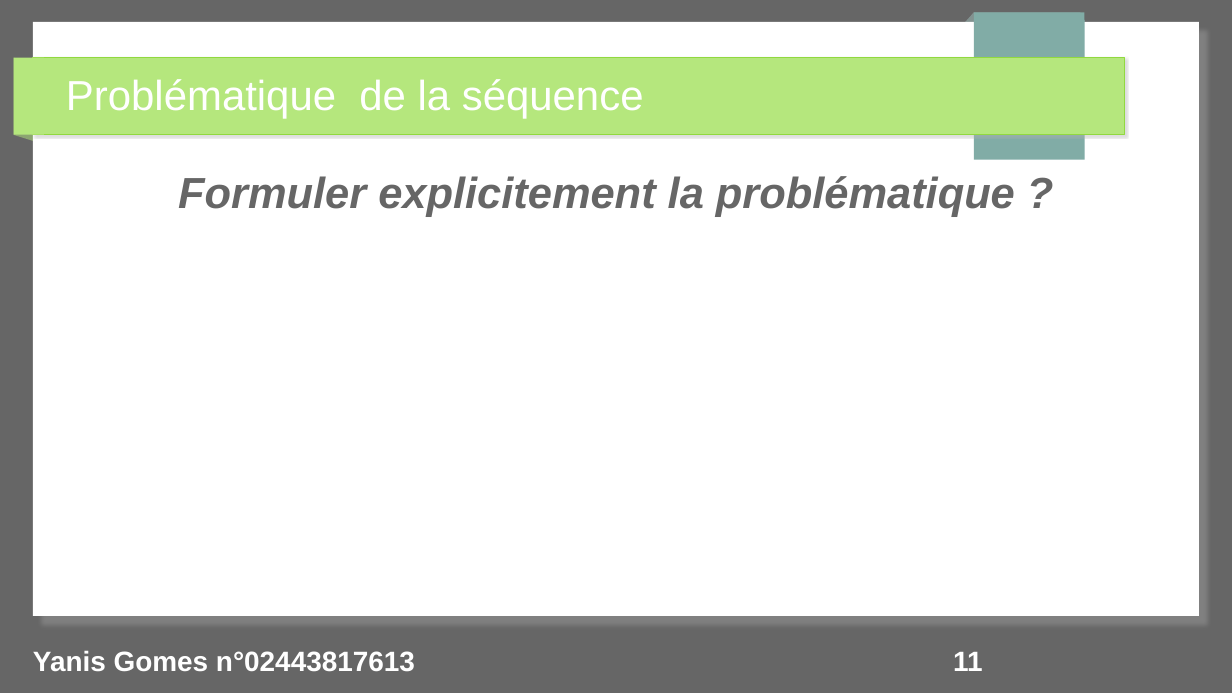
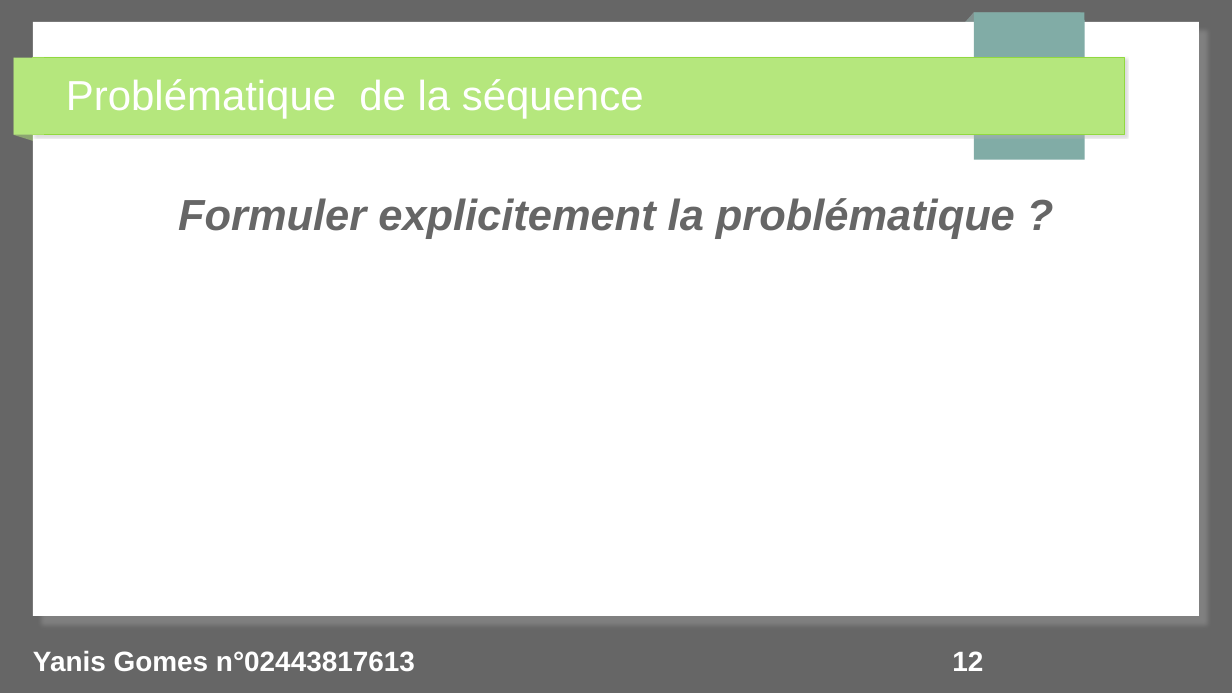
Before and after one commit to yanisgomes/agregation-sii-info, a slide deck: slide 12 of BUT/YANIS_GOMES_BUT_02443817613.odp (slide 11 before the commit). Drawn at 1232x693 pixels with LibreOffice and Linux fonts; fonts in the diff are those of the drawing. Boxes give left, top, right and bottom in pixels: in the first picture for what was removed or moved away, otherwise in the second. Text is boxed around its words. In the diff, an @@ line names an element or a change of style, - is before the commit and + after.

```diff
--- a/BUT/YANIS_GOMES_BUT_02443817613.odp
+++ b/BUT/YANIS_GOMES_BUT_02443817613.odp
@@ text "Formuler explicitement la problématique ?": place and size @@
-text "Formuler explicitement la problématique ?" at bbox=[178, 176, 1015, 217]
+text "Formuler explicitement la problématique ?" at bbox=[178, 198, 1015, 239]
@@ page number at bbox=[952, 651, 983, 671]: text changed @@
-11
+12
```
Also in this commit, not shown: 7 other slides changed, 7 slides added, 4 slides removed, 1 other file.
